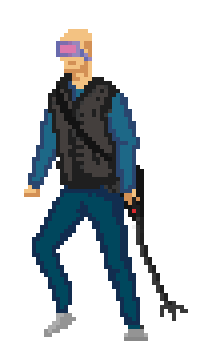
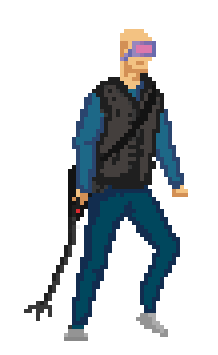
Two versions of the same layered image (218x355). Layer-by-layer changes:
painted on "Слой 2" over [24, 29, 188, 341]
